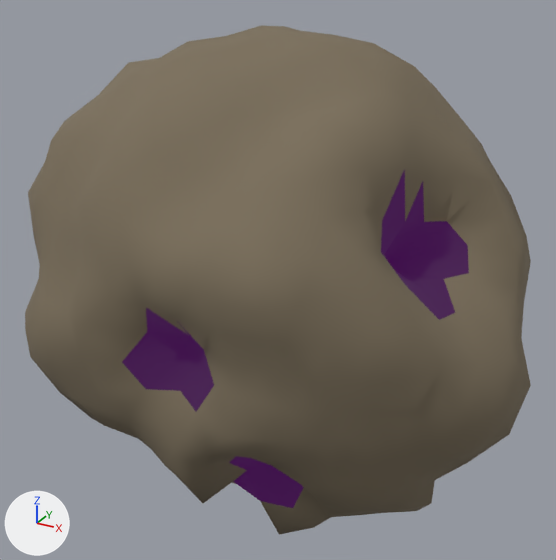
The glTF model assets/asteroids/asteroid_15.glb as it was, and as the next commit left it.
Camera for both pictures: a 50 mm camera at (1.28, -2.32, 1.261) aimed at (-0.002, 0.011, 0.095). The lights are fixed; the arrows at lower left show +X, +Y and +Z. The first picture is the older version.

Names of what the first picture shows: 'Asteroid_15'.
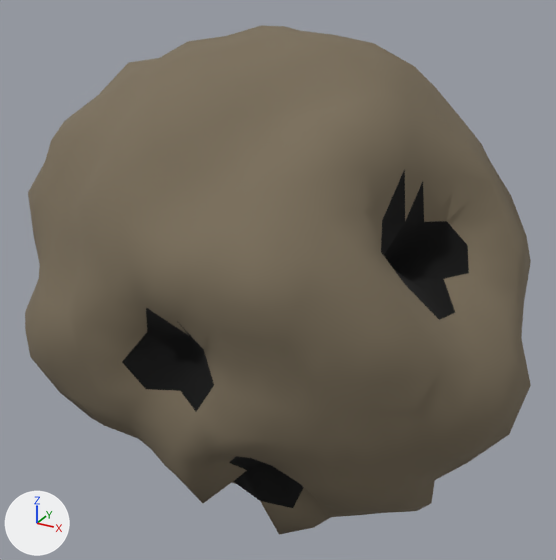
Changed parts and their boxes [x1, y1, x2, y2] in the pictures (556 x 560 px):
'Asteroid_15', recoloured, surface changed
    both: [120, 168, 471, 511]

The change, as a list of edits to the scene's bpy script:
```text
Change mat_asteroidcrater_15:
    remove mat_asteroidcrater_15.emission_color = (0.042, 0.0, 0.063)  # dark purple #3a0047
    remove mat_asteroidcrater_15.emission_strength = 1.0
```
